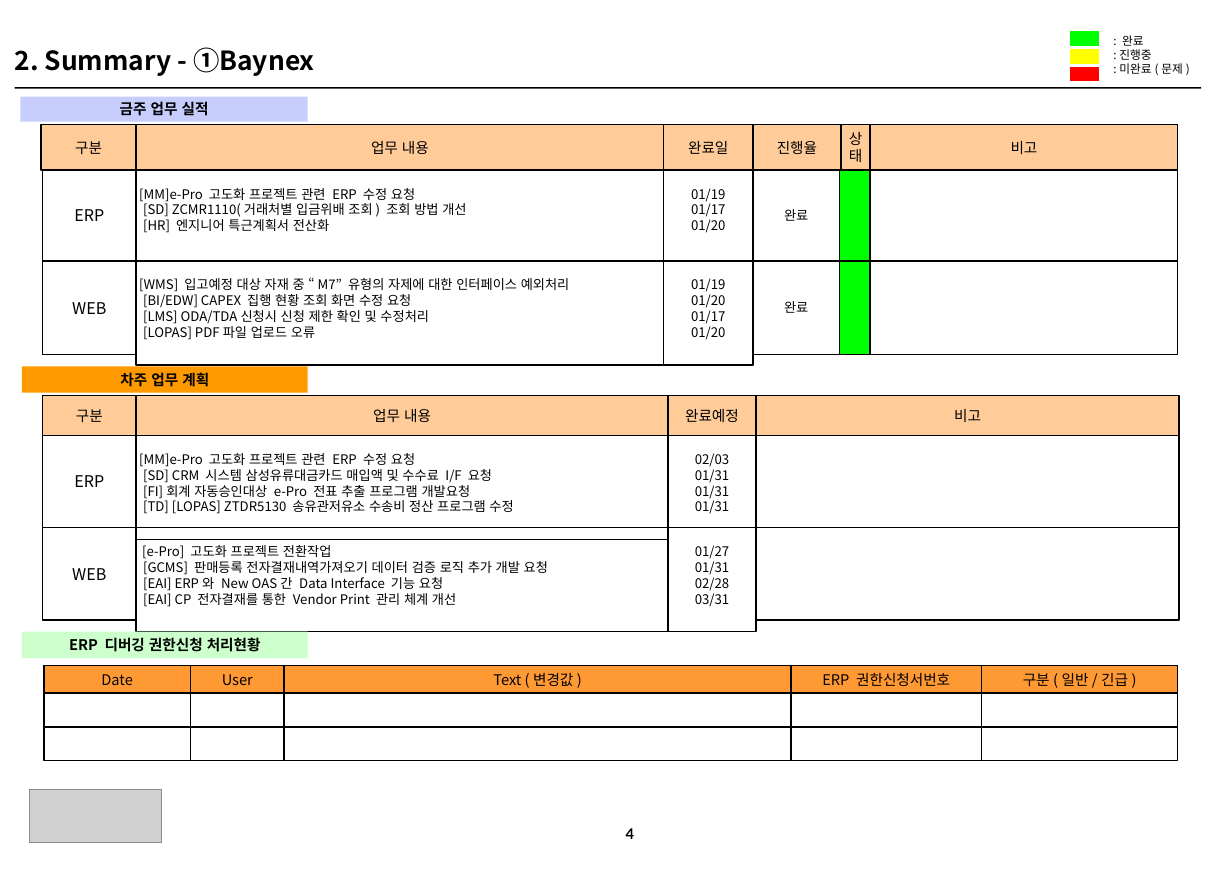
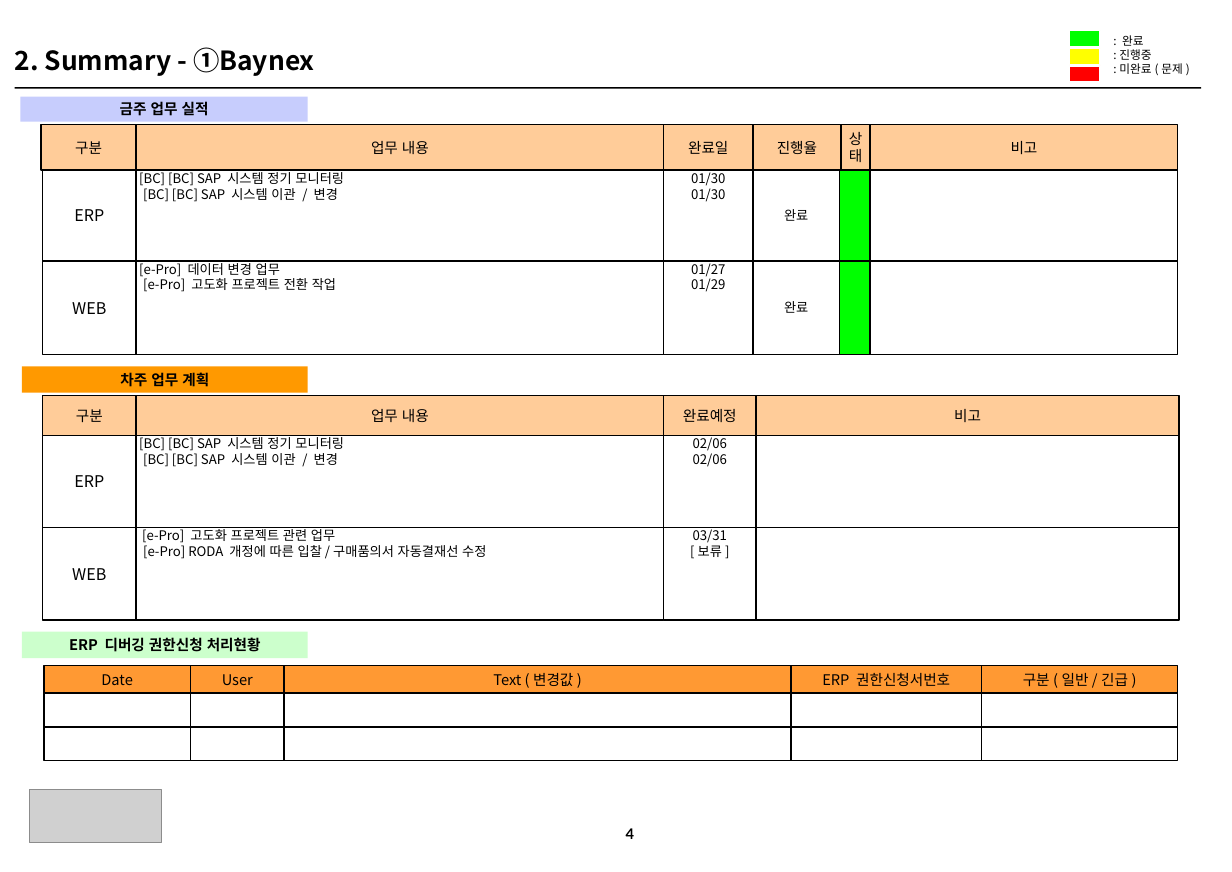
Before and after one commit to HywuLeeJiEun/BBS, a slide deck: slide 1 of src/main/webapp/WEB-INF/Files/요약본_sample.pptx. Drawn at 1232x872 pixels with LibreOffice and Linux fonts; fonts in the diff are those of the drawing; grey boxes stand for pictures. Boxes give left, top, right and bottom in pixels: in the first picture for what was removed or moved away, otherwise in the second. Text is boxed around its words. In the diff, an @@ line names an element or a change of style, - is before the commit and + after.

Commit message:
[2023-02-01] RMS 시스템 v2.0(2023-02-06, AD/PL 조회,수정방식 변경)

```diff
--- a/src/main/webapp/WEB-INF/Files/요약본_sample.pptx
+++ b/src/main/webapp/WEB-INF/Files/요약본_sample.pptx
@@ text in rectangle at <box>139,169,344,202</box>: text changed @@
-[MM]e-Pro 고도화 프로젝트 관련 ERP 수정 요청
-[SD] ZCMR1110(거래처별 입금위배 조회) 조회 방법 개선
-[HR] 엔지니어 특근계획서 전산화
+[BC] [BC] SAP 시스템 정기 모니터링
+[BC] [BC] SAP 시스템 이관 / 변경
@@ text in rectangle at <box>691,169,725,202</box>: text changed @@
-01/19
-01/17
-01/20
+01/30
+01/30
@@ rectangle removed at <box>136,261,663,365</box> @@
-[WMS] 입고예정 대상 자재 중 “M7” 유형의 자제에 대한 인터페이스 예외처리
-[BI/EDW] CAPEX 집행 현황 조회 화면 수정 요청
-[LMS] ODA/TDA신청시 신청 제한 확인 및 수정처리
-[LOPAS] PDF파일 업로드 오류
@@ rectangle added at <box>136,261,663,354</box>, outline #000000 1 pt, 9 pt, text #000000 @@
+[e-Pro] 데이터 변경 업무
+[e-Pro] 고도화 프로젝트 전환 작업
@@ rectangle "01/27 01/29": place and size @@
-rectangle "01/27 01/29" at <box>663,261,753,365</box>
+rectangle "01/27 01/29" at <box>663,261,753,354</box>
@@ text in rectangle at <box>691,260,725,292</box>: text changed @@
-01/19
-01/20
-01/17
-01/20
+01/27
+01/29
@@ rectangle "업무 내용": place and size @@
-rectangle "업무 내용" at <box>136,396,668,436</box>
+rectangle "업무 내용" at <box>136,396,663,436</box>
@@ rectangle "완료예정": place and size @@
-rectangle "완료예정" at <box>668,396,755,436</box>
+rectangle "완료예정" at <box>663,396,756,436</box>
@@ rectangle removed at <box>136,435,668,539</box> @@
-[MM]e-Pro 고도화 프로젝트 관련 ERP 수정 요청
-[SD] CRM 시스템 삼성유류대금카드 매입액 및 수수료 I/F 요청
-[FI]회계 자동승인대상 e-Pro 전표 추출 프로그램 개발요청
-[TD] [LOPAS] ZTDR5130 송유관저유소 수송비 정산 프로그램 수정
@@ rectangle added at <box>136,435,663,527</box>, outline #000000 1 pt, 9 pt, text #000000 @@
+[BC] [BC] SAP 시스템 정기 모니터링
+[BC] [BC] SAP 시스템 이관 / 변경
@@ rectangle "02/06 02/06": place and size @@
-rectangle "02/06 02/06" at <box>668,435,755,527</box>
+rectangle "02/06 02/06" at <box>663,435,756,527</box>
@@ text in rectangle at <box>693,434,727,467</box>: text changed @@
-02/03
-01/31
-01/31
-01/31
+02/06
+02/06
@@ rectangle "[e-Pro] 고도화 프로젝트 관련 업무 ...": place and size @@
-rectangle "[e-Pro] 고도화 프로젝트 관련 업무 ..." at <box>136,527,668,632</box>
+rectangle "[e-Pro] 고도화 프로젝트 관련 업무 ..." at <box>136,527,663,620</box>
@@ text in rectangle at <box>142,527,486,559</box>: text changed @@
-[e-Pro] 고도화 프로젝트 전환작업
-[GCMS] 판매등록 전자결재내역가져오기 데이터 검증 로직 추가 개발 요청
-[EAI] ERP와 New OAS간 Data Interface 기능 요청
-[EAI] CP 전자결재를 통한 Vendor Print 관리 체계 개선
+[e-Pro] 고도화 프로젝트 관련 업무
+[e-Pro] RODA 개정에 따른 입찰/구매품의서 자동결재선 수정
@@ rectangle "03/31 [보류]": place and size @@
-rectangle "03/31 [보류]" at <box>668,527,755,632</box>
+rectangle "03/31 [보류]" at <box>663,527,756,620</box>
@@ text in rectangle at <box>693,527,727,557</box>: text changed @@
-01/27
-01/31
-02/28
-03/31
+03/31
+[보류]
```
Also in this commit, not shown: 3 slides removed, 13 other files.
